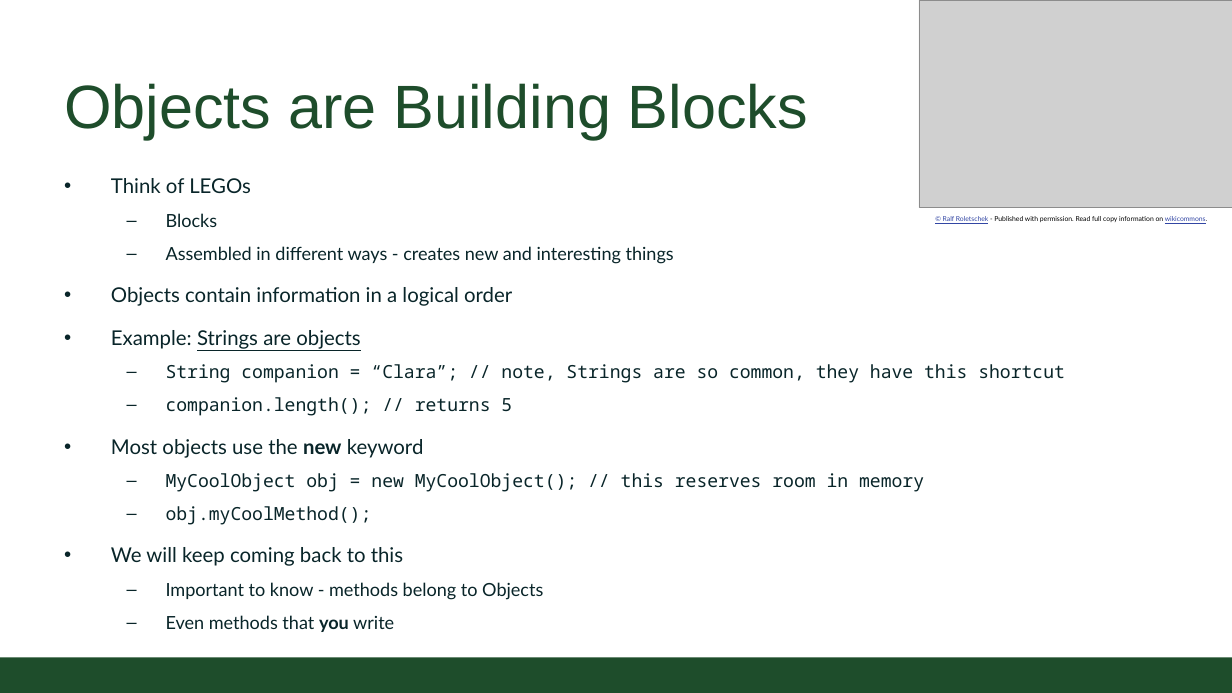
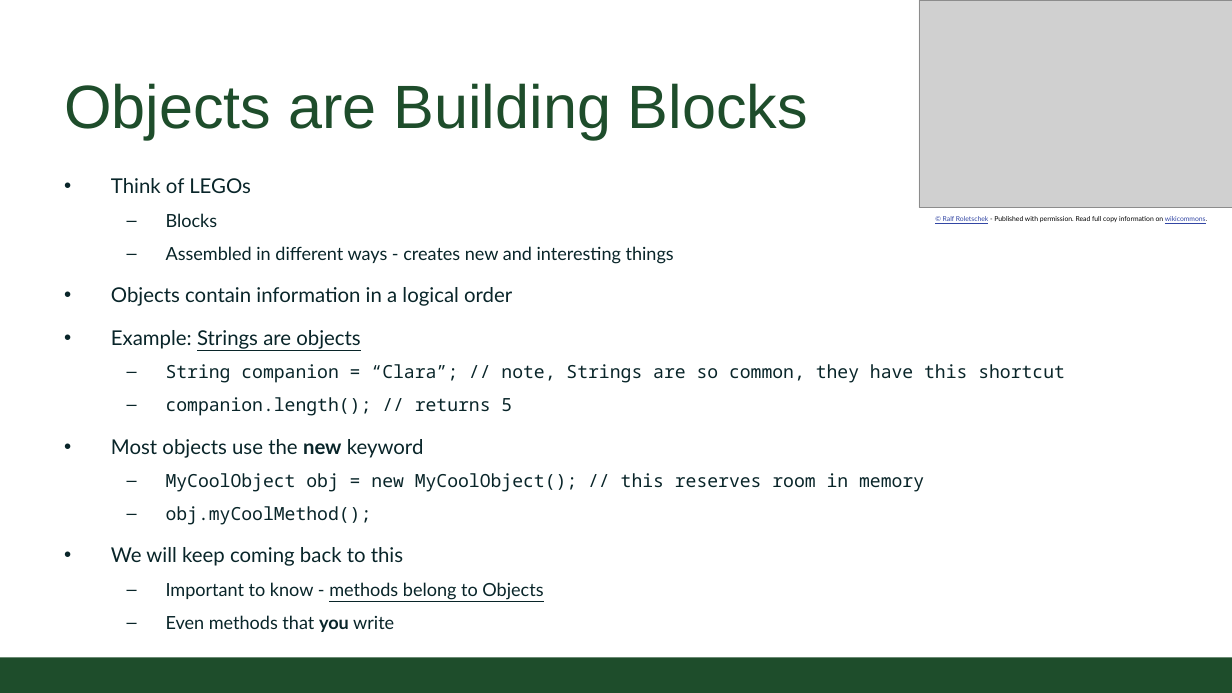
Before and after one commit to CSU-CompSci-CS163-4/Handouts, a slide deck: slide 7 of slides/On-Campus/02_02_ObjectsMethods.pptx (slide 8 before the commit). Drawn at 1232x693 pixels with LibreOffice and Linux fonts; fonts in the diff are those of the drawing; grey boxes stand for pictures; background and template pictures are left out. Boxes give left, top, right and bottom in pixels: in the first picture for what was removed or moved away, otherwise in the second. Text is boxed around its words. In the diff, an @@ line names an element or a change of style, - is before the commit and + after.

```diff
--- a/slides/On-Campus/02_02_ObjectsMethods.pptx
+++ b/slides/On-Campus/02_02_ObjectsMethods.pptx
@@ text at box(166, 582, 543, 600): underline on in "methods belong to Objects" @@
```
Also in this commit, not shown: 2 other slides changed, 1 slide added, 1 other file.
